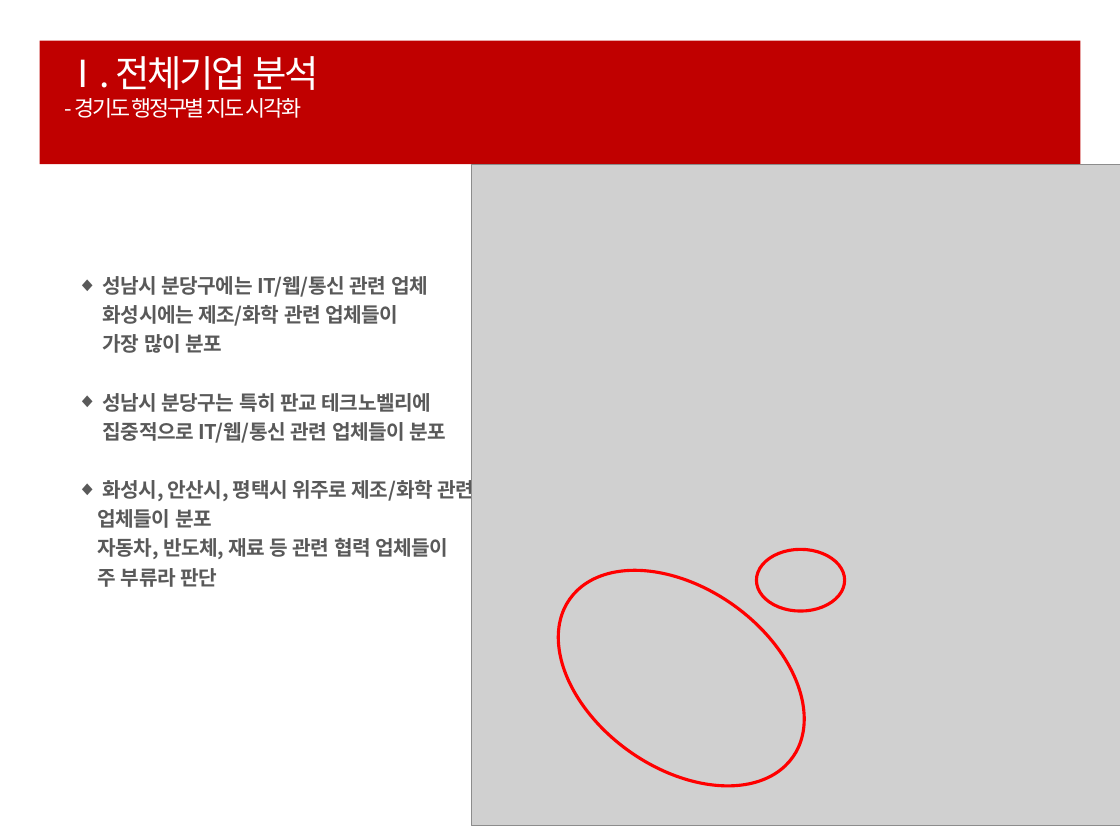
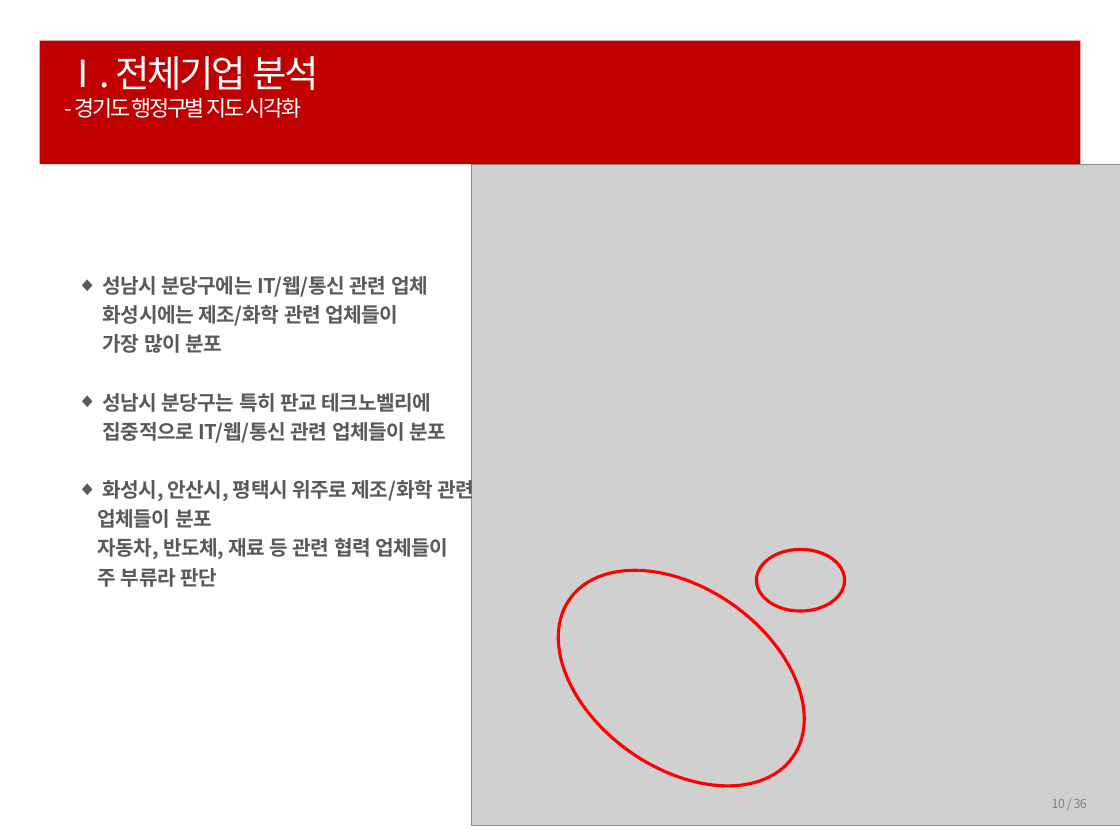
Before and after one commit to ParkHwan/R-studio, a slide deck: slide 10 of project/최종 발표자료.pptx (slide 8 before the commit). Drawn at 1120x840 pixels with LibreOffice and Linux fonts; fonts in the diff are those of the drawing; grey boxes stand for pictures. Boxes give left, top, right and bottom in pixels: in the first picture for what was removed or moved away, otherwise in the second. Text is boxed around its words. In the diff, an @@ line names an element or a change of style, - is before the commit and + after.

```diff
--- a/project/최종 발표자료.pptx
+++ b/project/최종 발표자료.pptx
@@ page number added at (1052, 799, 1087, 808), 8 pt, text #808080 @@
+10 / 36
```
Also in this commit, not shown: 32 other slides changed, 2 slides added.
